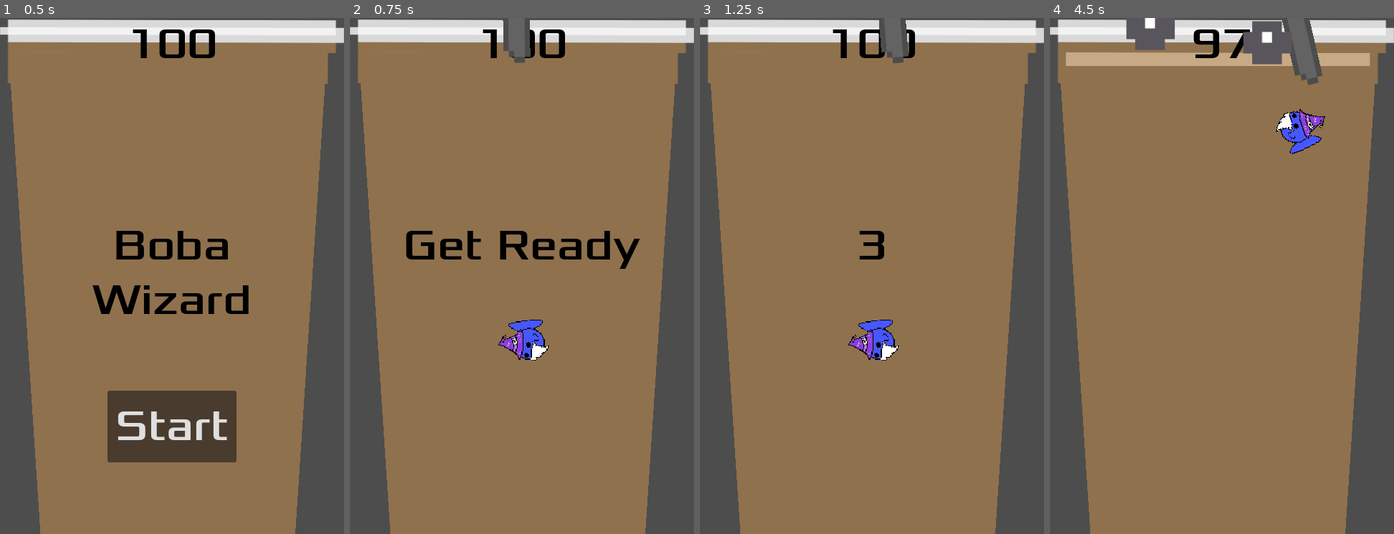
Above: before the commit, frames 1-4 (left to right).
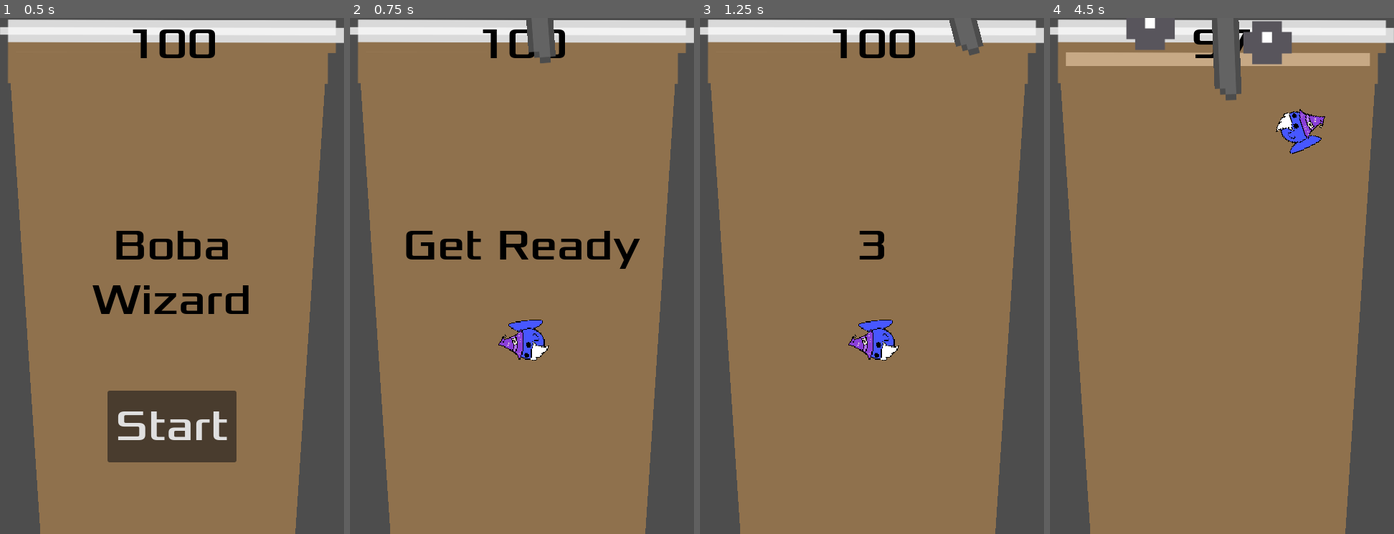
Above: after the commit, the same moments.

Repository: PaulThomasRowe/boba-tea-wizardry
Game: Godot game, scene res://main.tscn
Two runs of this game, one before a commit and one after it. Both use one fixed random seed, a clock stepped at 60 frames per second and the inputs below. This scene is started directly instead of the project's main scene. Sound files missing from this copy of the repository are replaced by a short silence.
Inputs (mouse positions are in pixels of both pictures, inside the frame that each line leads up to):
- Up to frame 1 (0.5 s): no input
- Up to frame 2 (0.75 s): click "Start" at 0.5 s
- Up to frame 3 (1.25 s): no input
- Up to frame 4 (4.5 s): tap Enter (start_game) at 1.25, 3.6 s; move the mouse to (1297, 250) at 1.27 s; hold D (move_right) 1.28-2.03 s; hold Enter (start_game) 1.28-2.03 s; click (1297, 250) at 1.42 s; move the mouse to (1153, 301) at 2.02 s; hold S (move_down) 2.03-2.78 s; tap F (test_immunity) at 2.1, 4.35 s; move the mouse to (1256, 162) at 2.77 s; hold D (move_right) 2.78-3.53 s; tap G (test_speed) at 2.85 s; move the mouse to (1204, 379) at 3.52 s; hold W (move_up) 3.53-4.28 s; click (1204, 379) at 3.67 s; move the mouse to (1325, 353) at 4.27 s; hold A (move_left) from 4.28 s (still down)

Frame 1 is identical in both runs. In frame 2, 1.1% of the frame differs, in the area x 44-60%, y 0-9%; in frame 3, 1.1%; in frame 4, 2.0%, in the area x 47-80%, y 0-16%.

Commit message:
Functioning straw, yay

Diff:
--- a/main.gd
+++ b/main.gd
@@ -30,6 +30,7 @@
 	# Hide player and clear all bobas
 	$Player.hide()
 	get_tree().call_group("falling_boba", "queue_free")
+	get_tree().call_group("straw", "queue_free")
 
 	# Show the Start Button after the delay
 	$HUD/StartButton.show()
--- a/player.gd
+++ b/player.gd
@@ -136,7 +136,7 @@
 		player_slow = true
 	if _body.is_in_group("straw"):
 		hide() # Player disappears after being hit.
-		hit.emit()
+		get_parent().game_over()
 		# Must be deferred as we can't change physics properties on a physics callback.
 		$CollisionShape2D.set_deferred(&"disabled", true)
 
--- a/player.tscn
+++ b/player.tscn
@@ -1,8 +1,8 @@
 [gd_scene load_steps=15 format=3 uid="uid://b4wpmqp05t6cu"]
 
 [ext_resource type="Script" path="res://player.gd" id="1"]
-[ext_resource type="Texture2D" uid="uid://bac0fah1mlarl" path="res://art/FishyWizard_left_move_1.png" id="2_oxw8l"]
-[ext_resource type="Texture2D" uid="uid://d4l47jgr5fofb" path="res://art/FishyWizard_left_move_2.png" id="3_2dqo8"]
+[ext_resource type="Texture2D" uid="uid://bac0fah1mlarl" path="res://art/FishyWizard_move_1.png" id="2_oxw8l"]
+[ext_resource type="Texture2D" uid="uid://d4l47jgr5fofb" path="res://art/FishyWizard_move_2.png" id="3_2dqo8"]
 [ext_resource type="Texture2D" uid="uid://ciumvho52mrr" path="res://art/FishyWizard_left_move_3.png" id="4_i23dn"]
 [ext_resource type="Texture2D" uid="uid://ba15v24abmcmk" path="res://art/Stars_2.png" id="5_lbigg"]
 [ext_resource type="Texture2D" uid="uid://c2hslc4hgtw0h" path="res://art/Stars_3.png" id="6_wlgvi"]
--- a/straw.gd
+++ b/straw.gd
@@ -1,4 +1,4 @@
-extends RigidBody2D
+extends StaticBody2D
 
 var swing_amplitude = 20.0
 var swing_speed = 0.5
--- a/straw.tscn
+++ b/straw.tscn
@@ -18,10 +18,7 @@
 radius = 23.0
 height = 66.0
 
-[node name="Straw" type="RigidBody2D" groups=["mobs"]]
-collision_layer = 2
-collision_mask = 2
-gravity_scale = 0.0
+[node name="straw" type="StaticBody2D"]
 script = ExtResource("1_an6mm")
 
 [node name="AnimatedSprite2D" type="AnimatedSprite2D" parent="."]
@@ -37,5 +34,3 @@
 debug_color = Color(0.132586, 0.638005, 0.307606, 0.42)
 
 [node name="VisibleOnScreenNotifier2D" type="VisibleOnScreenNotifier2D" parent="."]
-
-[connection signal="screen_exited" from="VisibleOnScreenNotifier2D" to="." method="_on_VisibilityNotifier2D_screen_exited"]
